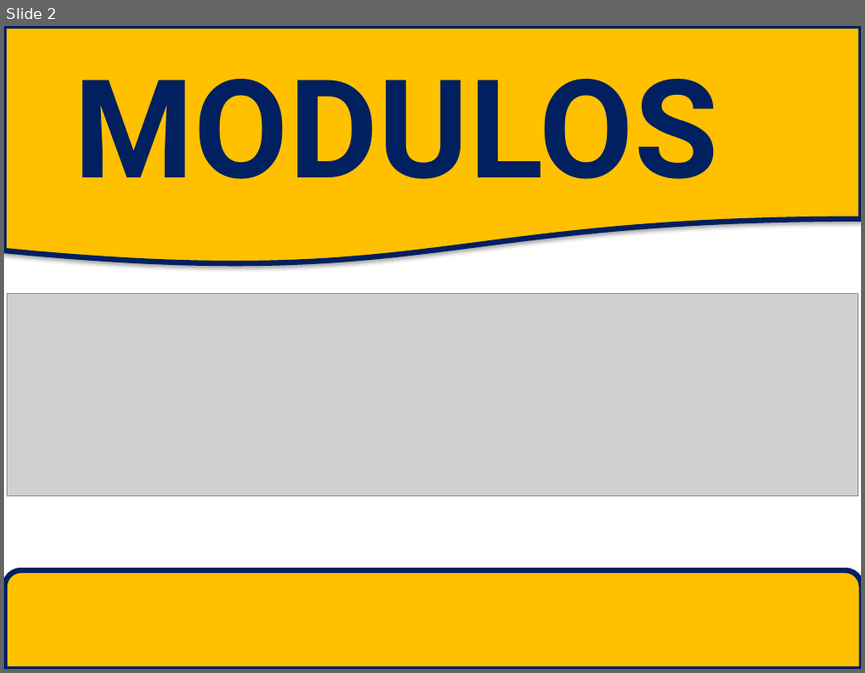
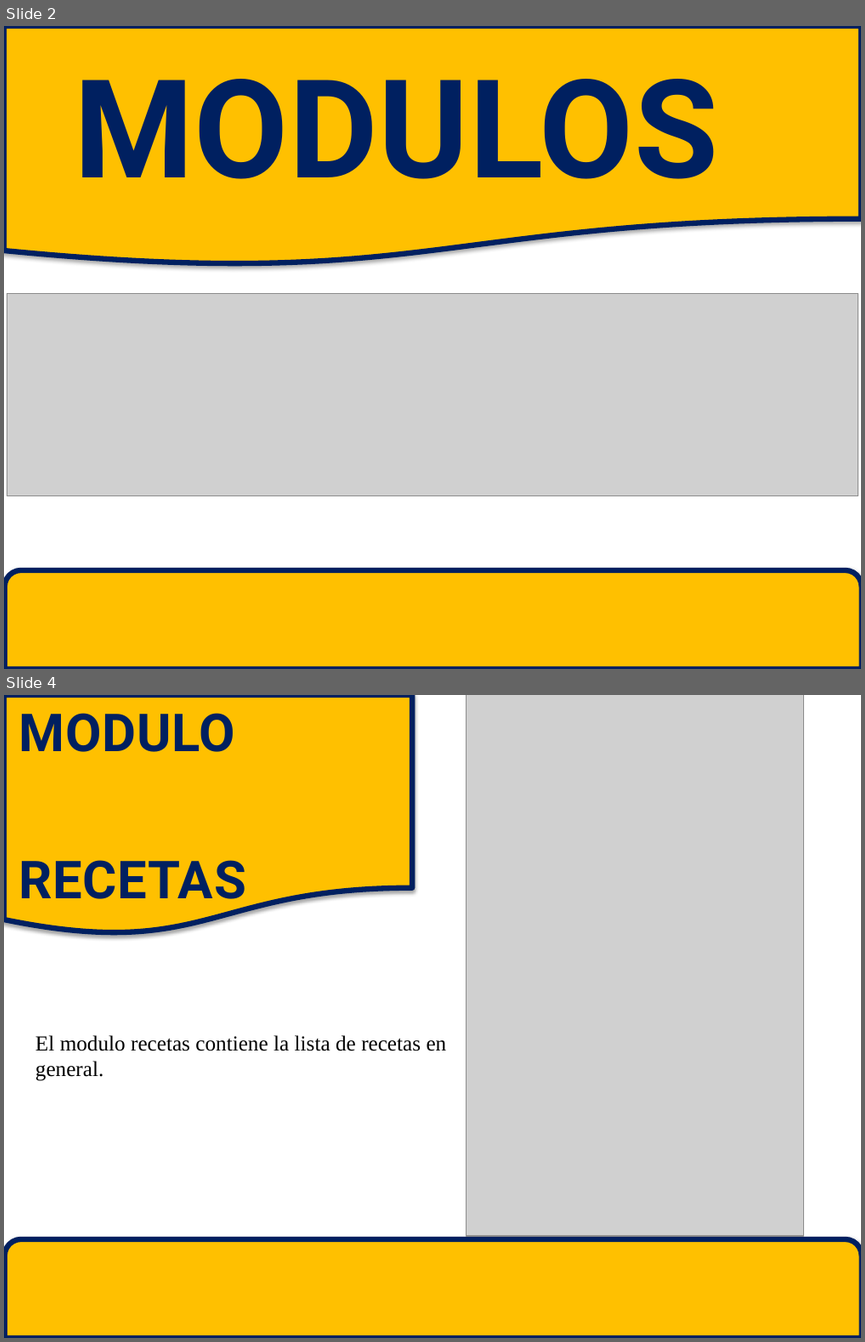
Before and after one commit to mayuri7/Requerimeintos, a slide deck: DOCUMENTACIÓN/APPRECETA.pptx. Shown one above the other, each under a label of ours: slide 2 before the commit, slides 2 and 4 after it; the slides between them are not shown. The pictures are 865x673 and 865x1342 pixels, drawn with LibreOffice and Linux fonts; fonts in the diff are those of the drawing; grey boxes stand for pictures. Boxes give left, top, right and bottom in pixels: in the first picture for what was removed or moved away, otherwise in the second. Text is boxed around its words. In the diff, an @@ line names an element or a change of style, - is before the commit and + after.

```diff
--- a/DOCUMENTACIÓN/APPRECETA.pptx
+++ b/DOCUMENTACIÓN/APPRECETA.pptx
@@ slide 4 added at bbox=[4, 695, 861, 1338], background #FFFFFF @@
@@ flow chart document added at bbox=[4, 695, 412, 936], fill #FFC000, outline #002060 4.5 pt @@
@@ text added at bbox=[18, 713, 245, 911], 44 pt, text #002060, bold @@
+MODULO
+RECETAS
@@ picture added at bbox=[466, 695, 803, 1236] @@
@@ text added at bbox=[35, 1035, 447, 1081], 18 pt, text #000000 @@
+El modulo recetas contiene la lista de recetas en general.
@@ round same rect added at bbox=[5, 1239, 861, 1338], fill #FFC000, outline #002060 4.5 pt @@
```
Also in this commit, not shown: 2 slides changed, 3 other slides added, 2 slides removed, 1 other file.
